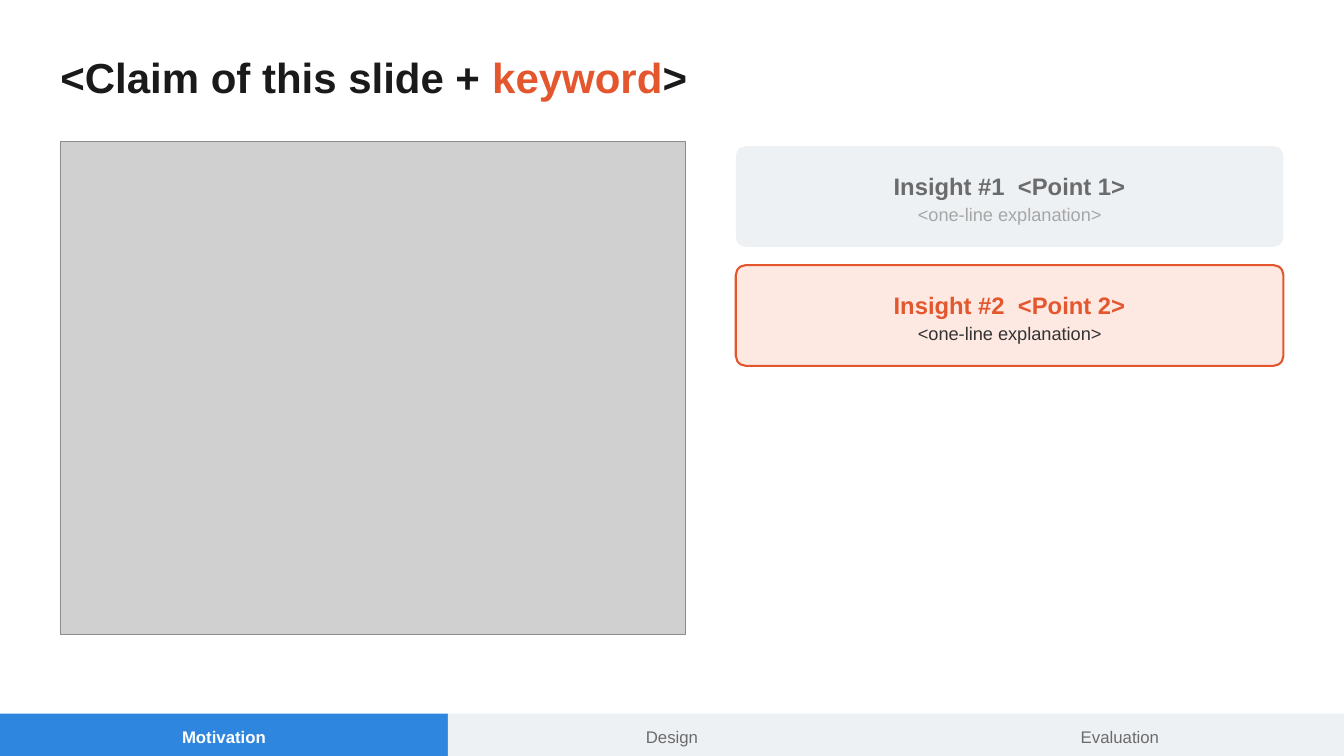
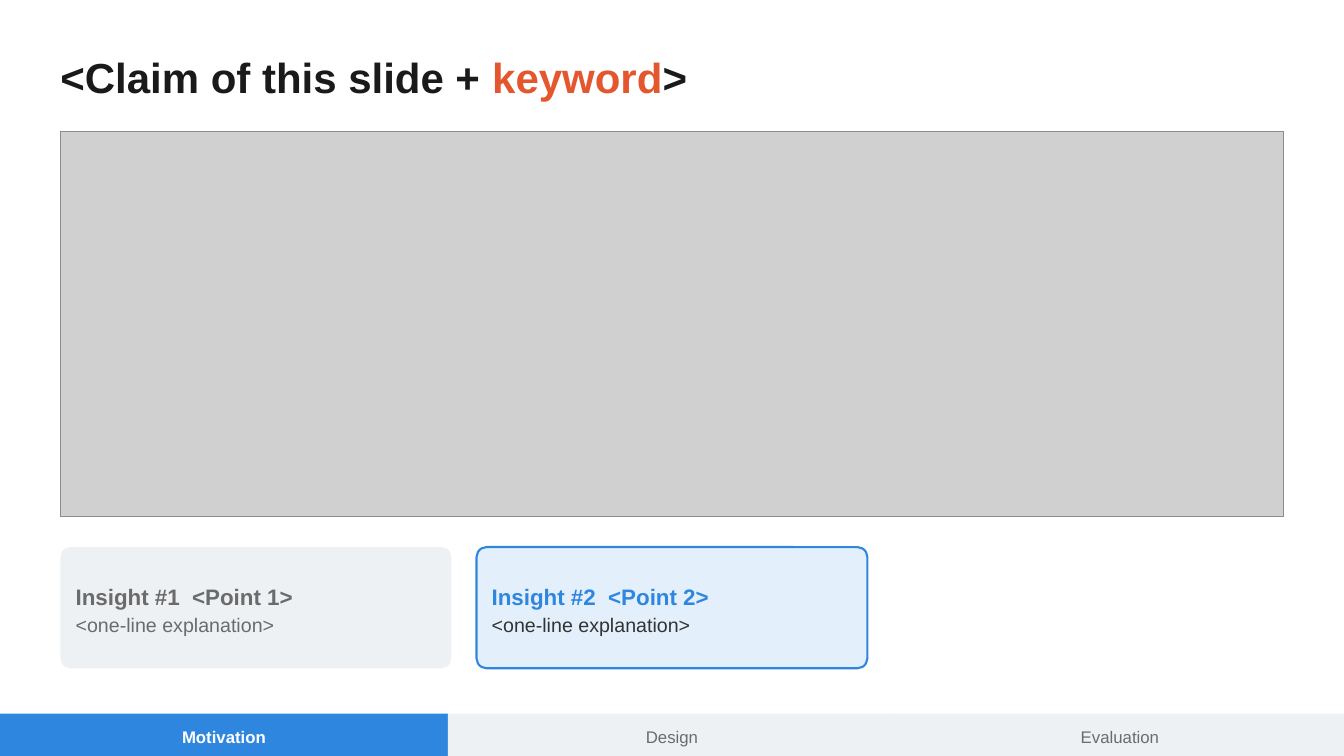
Before and after one commit to smallSheep123/paper-skills, a slide deck: slide 2 of paper-ppt/styles/systems-talk/template.pptx. Drawn at 1344x756 pixels with LibreOffice and Linux fonts; fonts in the diff are those of the drawing; grey boxes stand for pictures. Boxes give left, top, right and bottom in pixels: in the first picture for what was removed or moved away, otherwise in the second. Text is boxed around its words. In the diff, an @@ line names an element or a change of style, - is before the commit and + after.

```diff
--- a/paper-ppt/styles/systems-talk/template.pptx
+++ b/paper-ppt/styles/systems-talk/template.pptx
@@ picture: place and size @@
-picture at [60,141,686,635]
+picture at [60,131,1284,517]
@@ rounded rectangle: place and size @@
-rounded rectangle at [736,146,1284,247]
+rounded rectangle at [60,547,452,668]
@@ rounded rectangle at [60,547,452,668]: proportions changed @@
@@ text "Insight #1 <Point 1>": place and size @@
-text "Insight #1 <Point 1>" at [894,178,1125,225]
+text "Insight #1 <Point 1>" at [76,589,292,636]
@@ text "Insight #1 <Point 1>" at [76,589,292,636]: size 17 to 16 pt in "Insight #1 <Point 1>"; size 13 to 14 pt, text colour #A6A6A6 to #6B6B6B in "<one-line explanation>"; alignment centre to left @@
@@ rounded rectangle: place and size @@
-rounded rectangle at [736,265,1284,366]
+rounded rectangle at [477,547,868,668]
@@ rounded rectangle at [477,547,868,668]: fill #FDE8E2 to #E3F0FC; outline #E4572E 1.5 pt to #2E86DE 1.5 pt; proportions changed @@
@@ text "Insight #2 <Point 2>": place and size @@
-text "Insight #2 <Point 2>" at [894,296,1125,344]
+text "Insight #2 <Point 2>" at [492,589,708,636]
@@ text "Insight #2 <Point 2>" at [492,589,708,636]: size 17 to 16 pt, text colour #E4572E to #2E86DE in "Insight #2 <Point 2>"; size 13 to 14 pt in "<one-line explanation>"; alignment centre to left @@
```
Also in this commit, not shown: 5 other slides changed, 34 other files.
